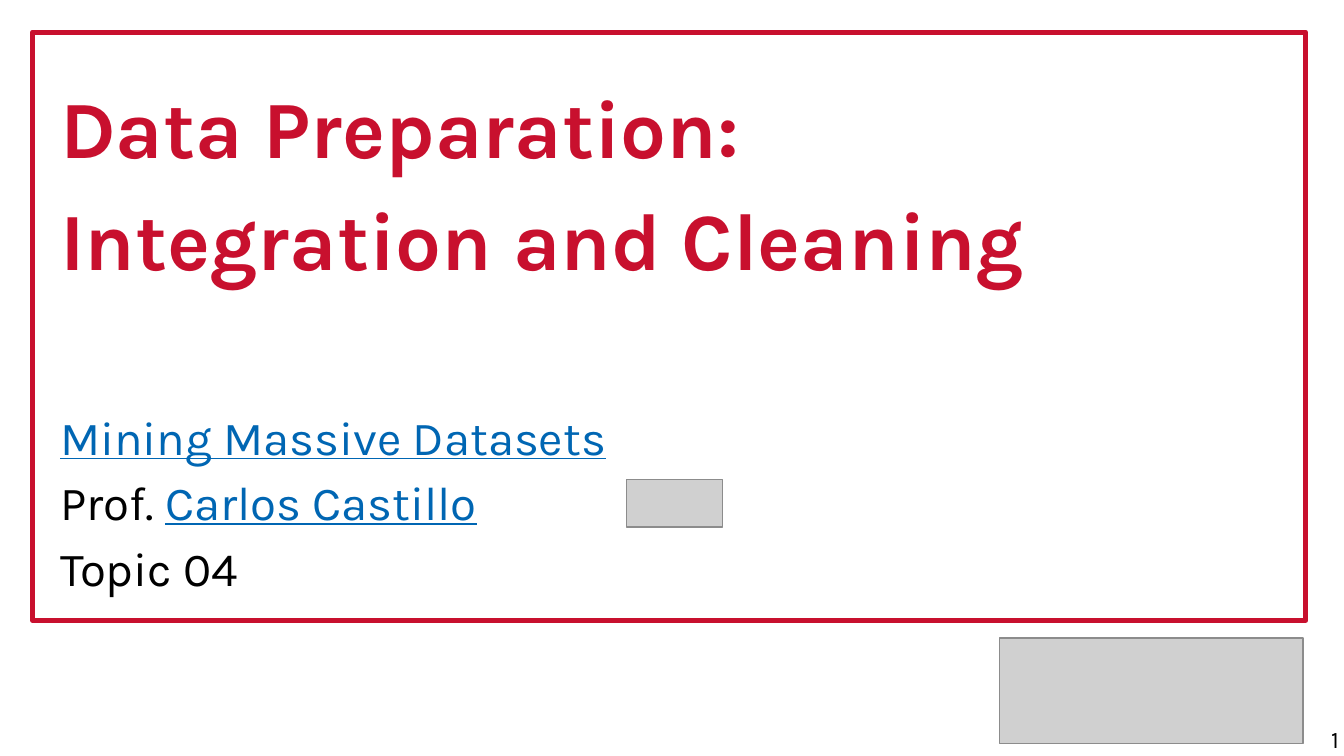
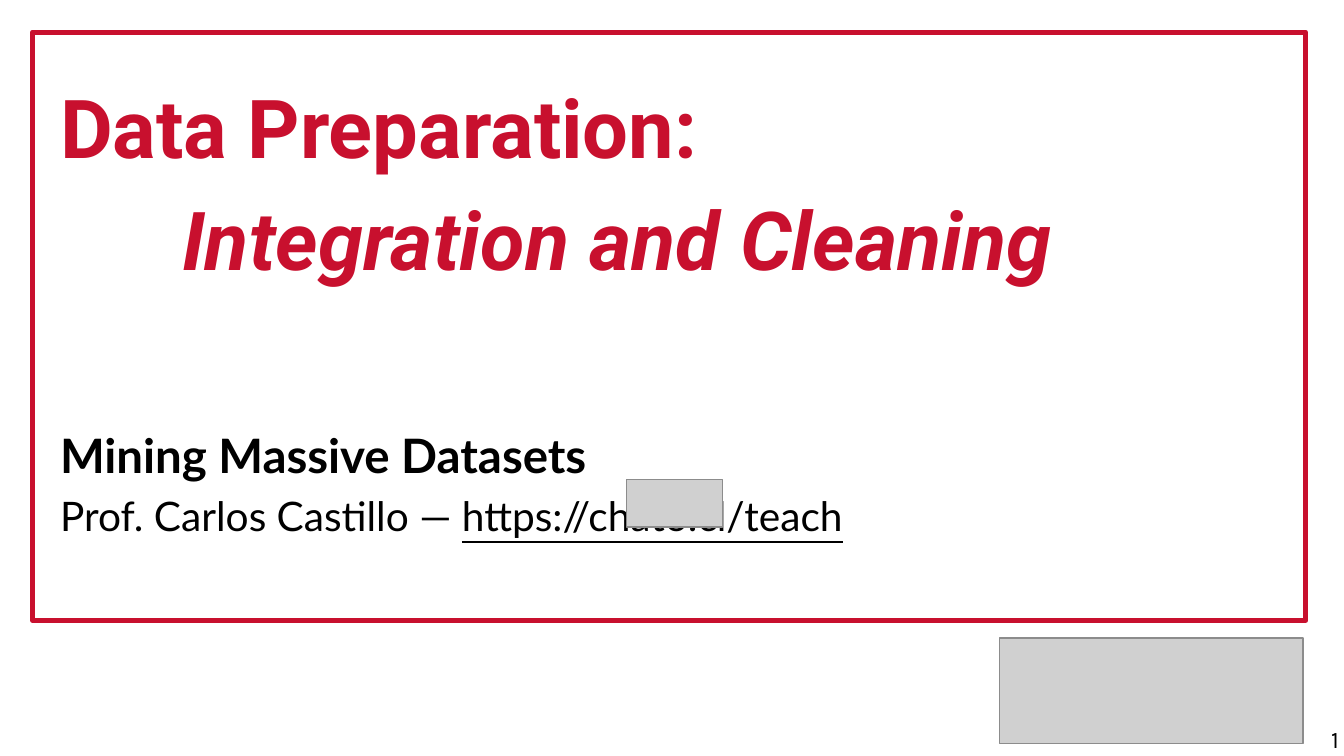
Before and after one commit to marco-calautti/data-mining-course, a slide deck: slide 1 of theory/odp/tt04_integration_cleaning.odp. Drawn at 1344x756 pixels with LibreOffice and Linux fonts; fonts in the diff are those of the drawing; grey boxes stand for pictures. Boxes give left, top, right and bottom in pixels: in the first picture for what was removed or moved away, otherwise in the second. Text is boxed around its words. In the diff, an @@ line names an element or a change of style, - is before the commit and + after.

```diff
--- a/theory/odp/tt04_integration_cleaning.odp
+++ b/theory/odp/tt04_integration_cleaning.odp
@@ text at [60, 98, 1051, 482]: font Karla to Roboto in "Data Preparation:", "Integration and Cleaning"; italic on in "Integration and Cleaning"; font Karla to Lato, text colour #0066B3 to #000000, bold on, underline off in "Mining Massive Datasets" @@
@@ text at [60, 495, 843, 538]: text changed; size 28 to 24 pt; font Karla to Lato; text colour #0066B3 to #000000 @@
-Prof. Carlos Castillo
-Topic 04
+Prof. Carlos Castillo — https://chato.cl/teach
```
Also in this commit, not shown: 25 other slides changed, 1 slide added, 1 slide removed, 10 other files.
